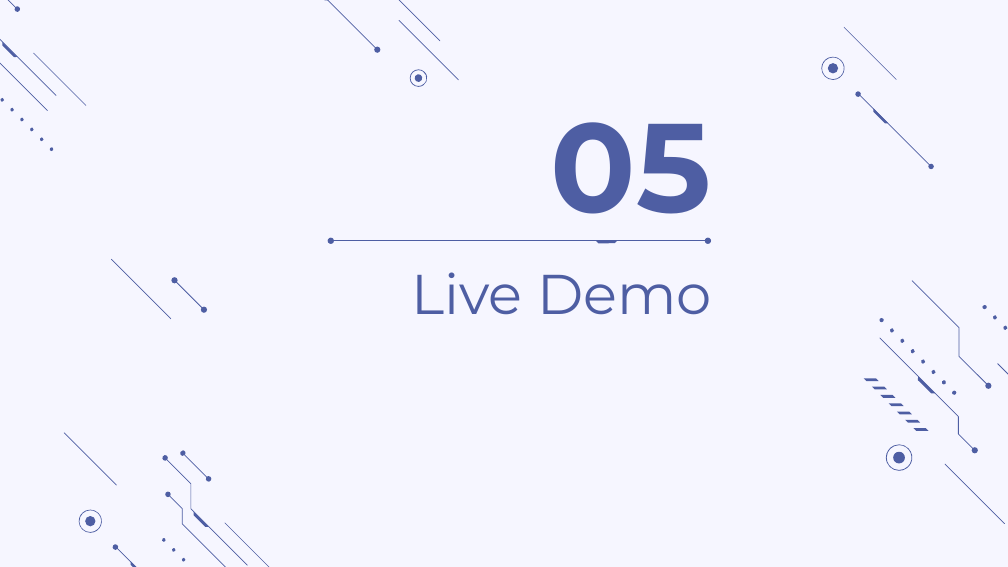
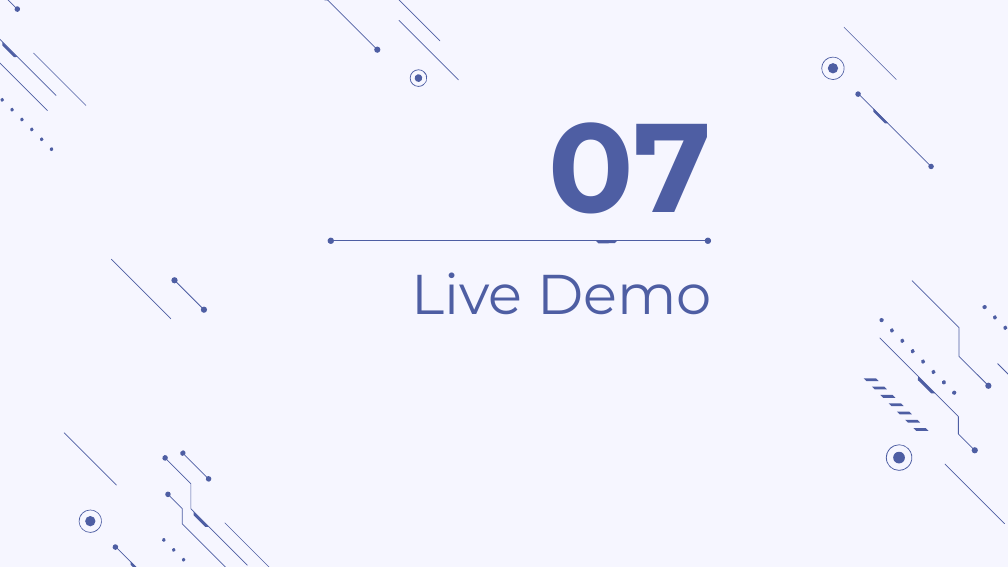
Before and after one commit to LECAGO/SC2006-Project, a slide deck: slide 19 of Presentation Slides.pptx. Drawn at 1008x567 pixels with LibreOffice and Linux fonts; fonts in the diff are those of the drawing. Boxes give left, top, right and bottom in pixels: in the first picture for what was removed or moved away, otherwise in the second. Text is boxed around its words. In the diff, an @@ line names an element or a change of style, - is before the commit and + after.

```diff
--- a/Presentation Slides.pptx
+++ b/Presentation Slides.pptx
@@ title at box(548, 122, 711, 242): text changed @@
-05
+07
```
Also in this commit, not shown: 4 other slides changed, 1 slide added, 1 slide removed, 8 other files.
